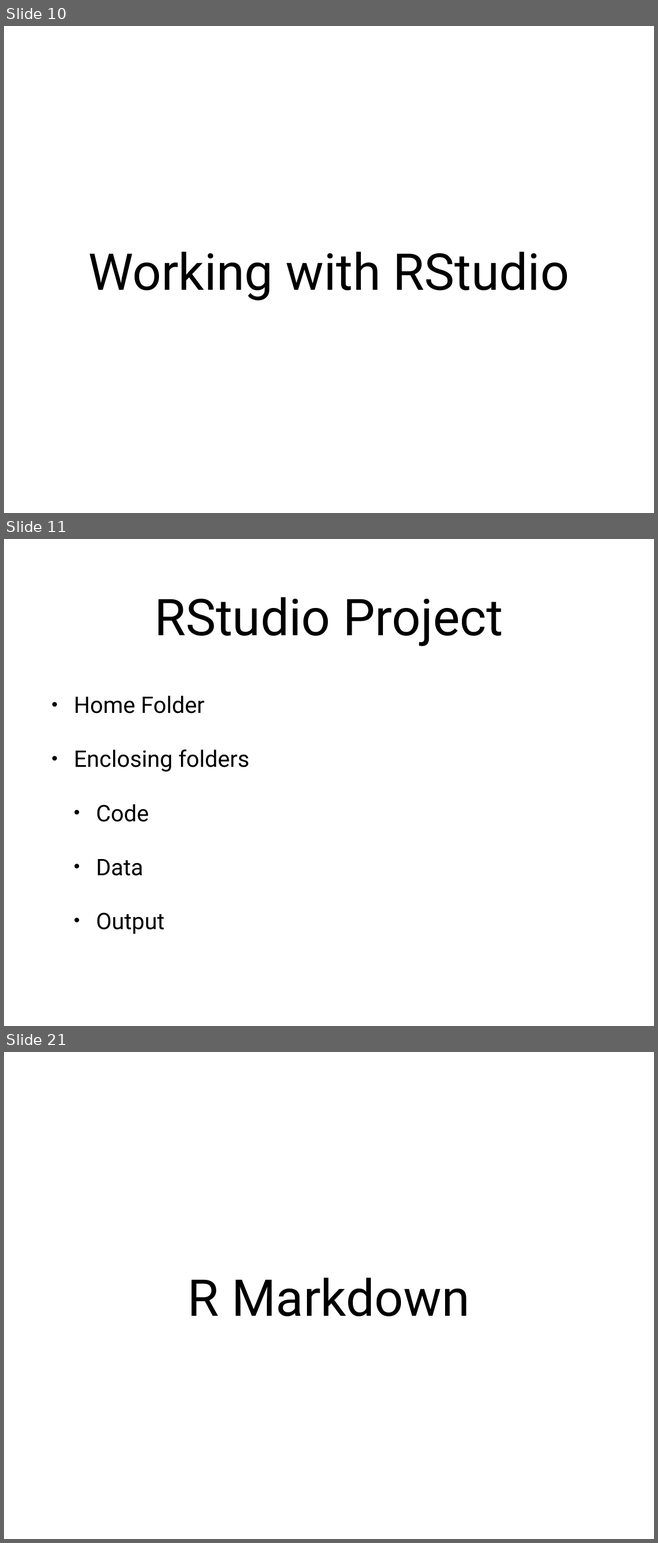
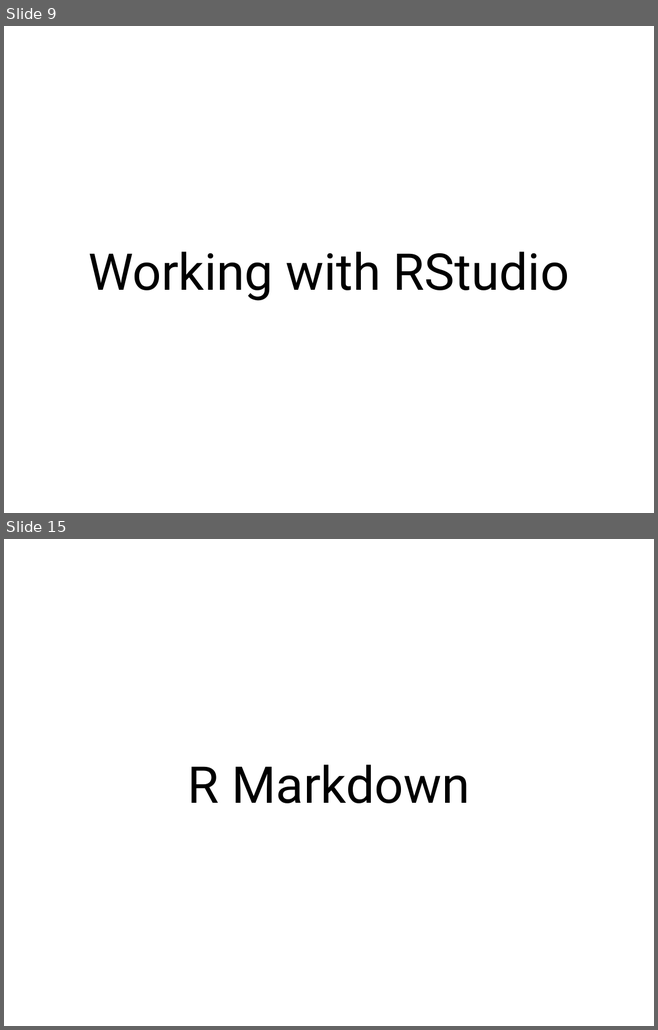
Before and after one commit to nvenkataraman1/RProgrammingWorkshop, a slide deck: sessions/w1/Week1.pptx. Shown one above the other, each under a label of ours: slides 10, 11 and 21 before the commit, slides 9 and 15 after it; the slides between them are not shown. The pictures are 658x1543 and 658x1030 pixels, drawn with LibreOffice and Linux fonts; fonts in the diff are those of the drawing. Boxes give left, top, right and bottom in pixels: in the first picture for what was removed or moved away, otherwise in the second. Text is boxed around its words. In the diff, an @@ line names an element or a change of style, - is before the commit and + after.

```diff
--- a/sessions/w1/Week1.pptx
+++ b/sessions/w1/Week1.pptx
@@ slide 11 removed at box(4, 539, 654, 1026), background #FFFFFF @@
@@ title removed at box(155, 597, 503, 646) @@
-RStudio Project
@@ text removed at box(74, 696, 249, 934) @@
-• Home Folder
-• Enclosing folders
-  • Code
-  • Data
-  • Output
@@ what was slide 10 is now slide 9 @@
@@ what was slide 21 is now slide 15 @@
```
Also in this commit, not shown: 10 slides changed, 2 slides added, 7 other slides removed, 1 other file.
